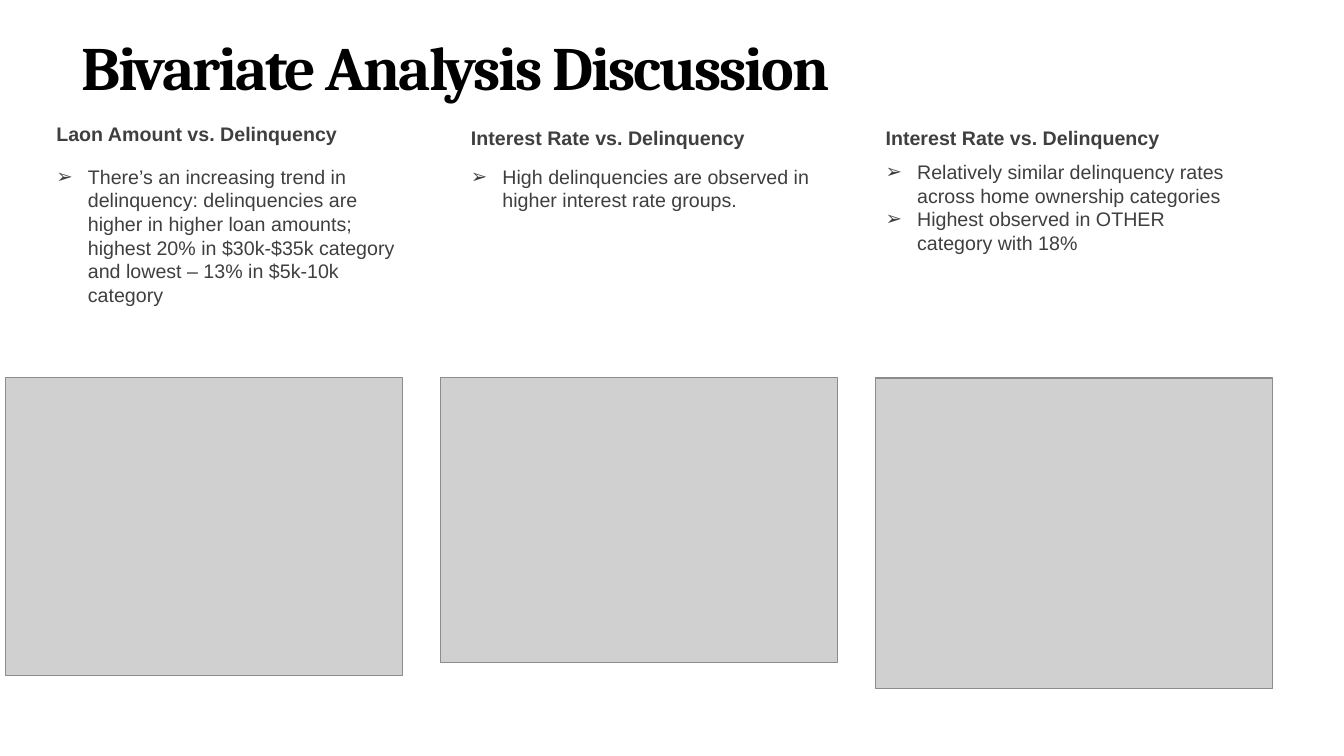
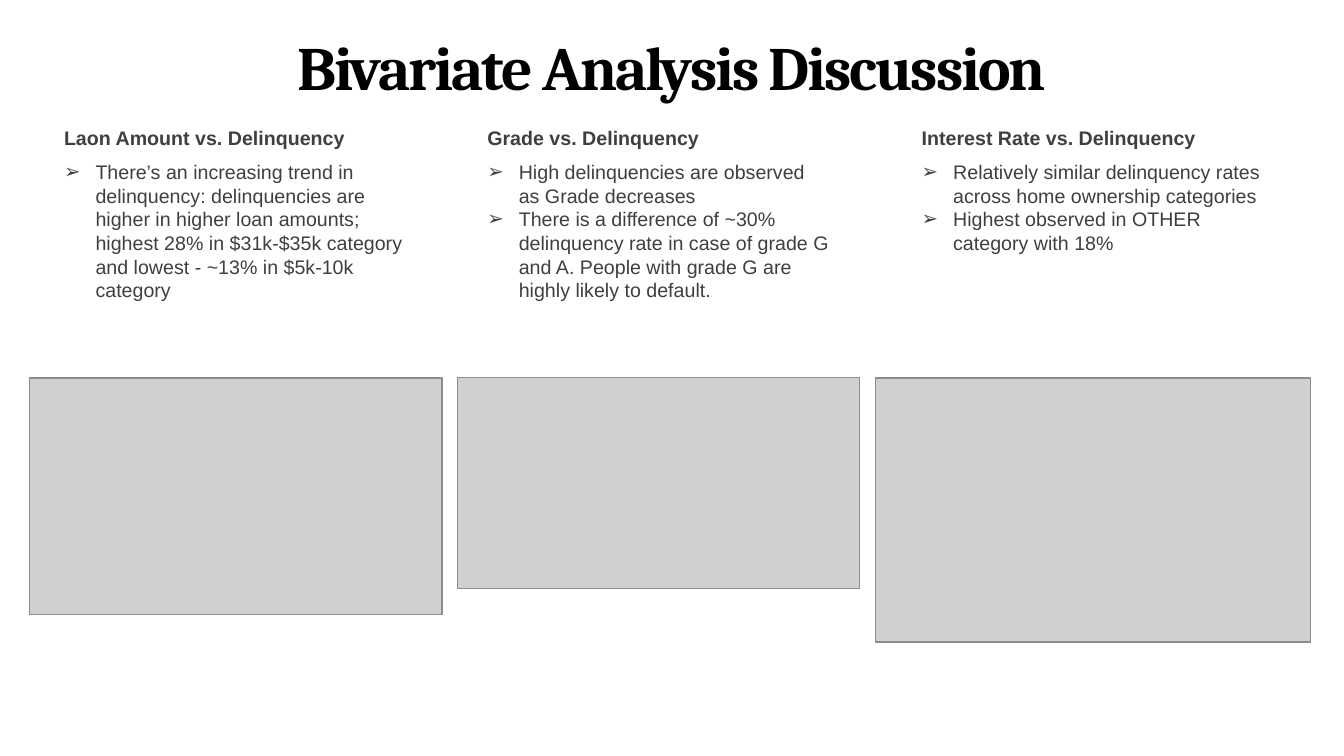
Before and after one commit to pjsurve/Lending-club-case-study, a slide deck: slide 14 of Lending Club Case Study - Upgrad (1).pptx (slide 6 before the commit). Drawn at 1344x756 pixels with LibreOffice and Linux fonts; fonts in the diff are those of the drawing; grey boxes stand for pictures. Boxes give left, top, right and bottom in pixels: in the first picture for what was removed or moved away, otherwise in the second. Text is boxed around its words. In the diff, an @@ line names an element or a change of style, - is before the commit and + after.

Commit message:
Updated slide deck

```diff
--- a/Lending Club Case Study - Upgrad (1).pptx
+++ b/Lending Club Case Study - Upgrad (1).pptx
@@ text "Bivariate Analysis Discussion" at [298, 47, 1046, 103]: alignment left to centre @@
@@ text "Laon Amount vs. Delinquency": place and size @@
-text "Laon Amount vs. Delinquency" at [56, 126, 337, 145]
+text "Laon Amount vs. Delinquency" at [64, 130, 345, 149]
@@ text at [487, 130, 699, 149]: text changed @@
-Interest Rate vs. Delinquency
+Grade vs. Delinquency
@@ text "Interest Rate vs. Delinquency": place and size @@
-text "Interest Rate vs. Delinquency" at [886, 130, 1160, 149]
+text "Interest Rate vs. Delinquency" at [922, 130, 1196, 149]
@@ text at [96, 164, 402, 301]: text changed @@
-➢ There’s an increasing trend in delinquency: delinquencies are higher in higher loan amounts; highest 20% in $30k-$35k category and lowest – 13% in $5k-10k category
+➢ There’s an increasing trend in delinquency: delinquencies are higher in higher loan amounts; highest 28% in $31k-$35k category and lowest - ~13% in $5k-10k category
@@ text removed at [502, 169, 809, 211] @@
-➢ High delinquencies are observed in higher interest rate groups.
@@ text added at [519, 164, 828, 301], 14 pt, text #3F3F3F @@
+➢ High delinquencies are observed as Grade decreases
+➢ There is a difference of ~30% delinquency rate in case of grade G and A. People with grade G are highly likely to default.
@@ text "Relatively similar delinquency rates across ...": place and size @@
-text "Relatively similar delinquency rates across ..." at [917, 164, 1224, 254]
+text "Relatively similar delinquency rates across ..." at [953, 164, 1260, 254]
@@ picture: place and size @@
-picture at [6, 378, 403, 676]
+picture at [29, 378, 443, 615]
@@ picture: place and size @@
-picture at [441, 378, 838, 663]
+picture at [458, 378, 860, 589]
@@ picture: place and size @@
-picture at [876, 378, 1273, 689]
+picture at [876, 378, 1312, 642]
```
Also in this commit, not shown: 6 other slides changed, 5 slides added, 1 slide removed, 1 other file.
